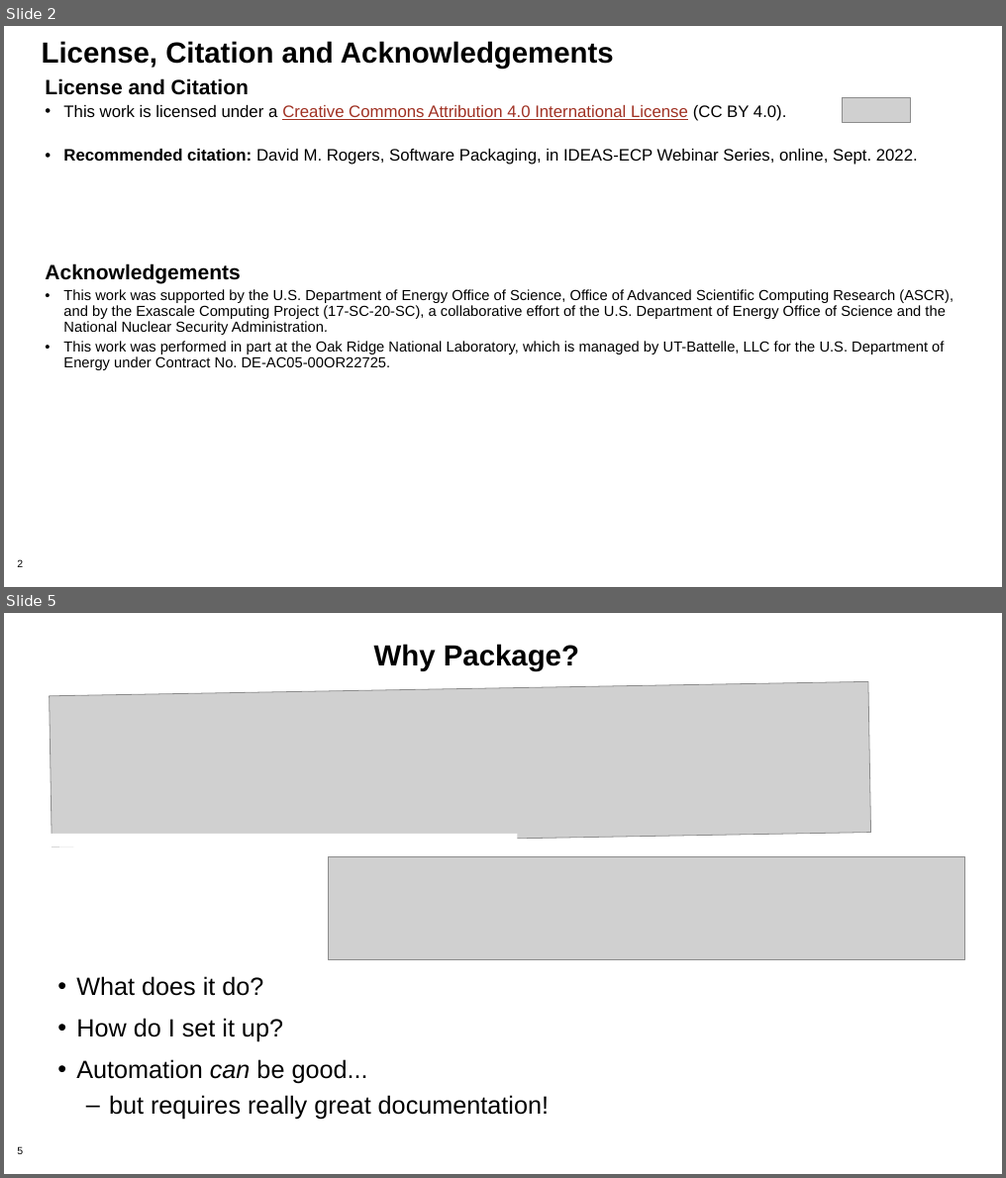
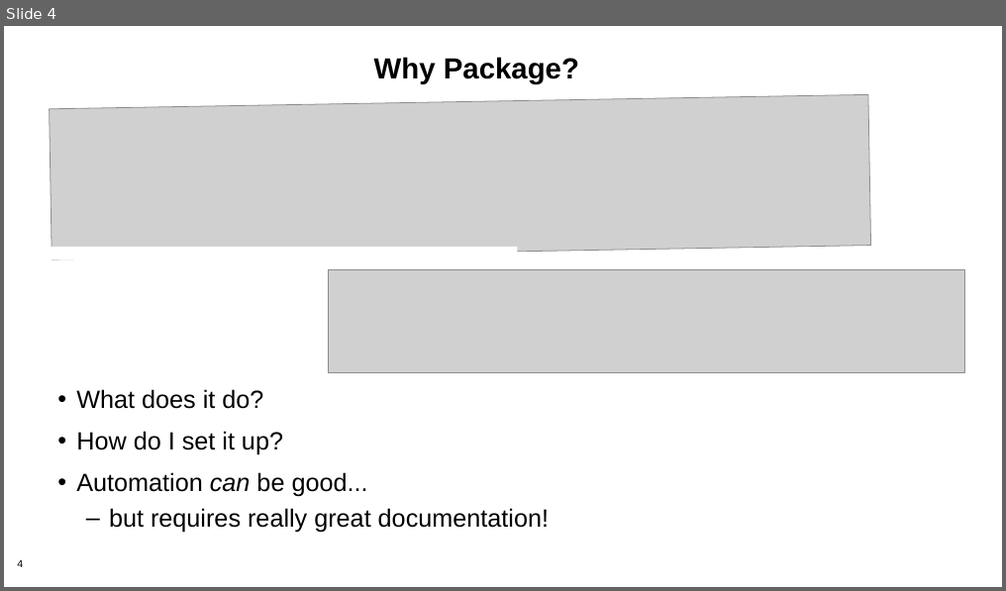
Before and after one commit to bssw-tutorial/presentations, a slide deck: packaging.pptx. Shown one above the other, each under a label of ours: slides 2 and 5 before the commit, slide 4 after it; the slides between them are not shown. The pictures are 1006x1178 and 1006x591 pixels, drawn with LibreOffice and Linux fonts; fonts in the diff are those of the drawing; grey boxes stand for pictures; background and template pictures are left out. Boxes give left, top, right and bottom in pixels: in the first picture for what was removed or moved away, otherwise in the second. Text is boxed around its words. In the diff, an @@ line names an element or a change of style, - is before the commit and + after.

```diff
--- a/packaging.pptx
+++ b/packaging.pptx
@@ slide 2 removed at (4, 26, 1002, 587), background #FFFFFF; not listed: 1 template element that a slide beside it also shows @@
@@ title removed at (42, 41, 614, 69) @@
-License, Citation and Acknowledgements
@@ text removed at (45, 78, 953, 371) @@
-License and Citation
-• This work is licensed under a Creative Commons Attribution 4.0 International License (CC BY 4.0).
-• Recommended citation: David M. Rogers, Software Packaging, in IDEAS-ECP Webinar Series, online, Sept. 2022.
-Acknowledgements
-• This work was supported by the U.S. Department of Energy Office of Science, Office of Advanced Scientific Computing Research (ASCR), and by the Exascale Computing Project (17-SC-20-SC), a collaborative effort of the U.S. Department of Energy Office of Science and the National Nuclear Security Administration.
-• This work was performed in part at the Oak Ridge National Laboratory, which is managed by UT-Battelle, LLC for the U.S. Department of Energy under Contract No. DE-AC05-00OR22725.
@@ picture removed at (842, 98, 911, 122) @@
@@ what was slide 5 is now slide 4 @@
@@ page number at (17, 560, 23, 568): text changed @@
-5
+4
```
Also in this commit, not shown: 19 slides changed, 1 slide added, 1 other slide removed, 7 other files.
